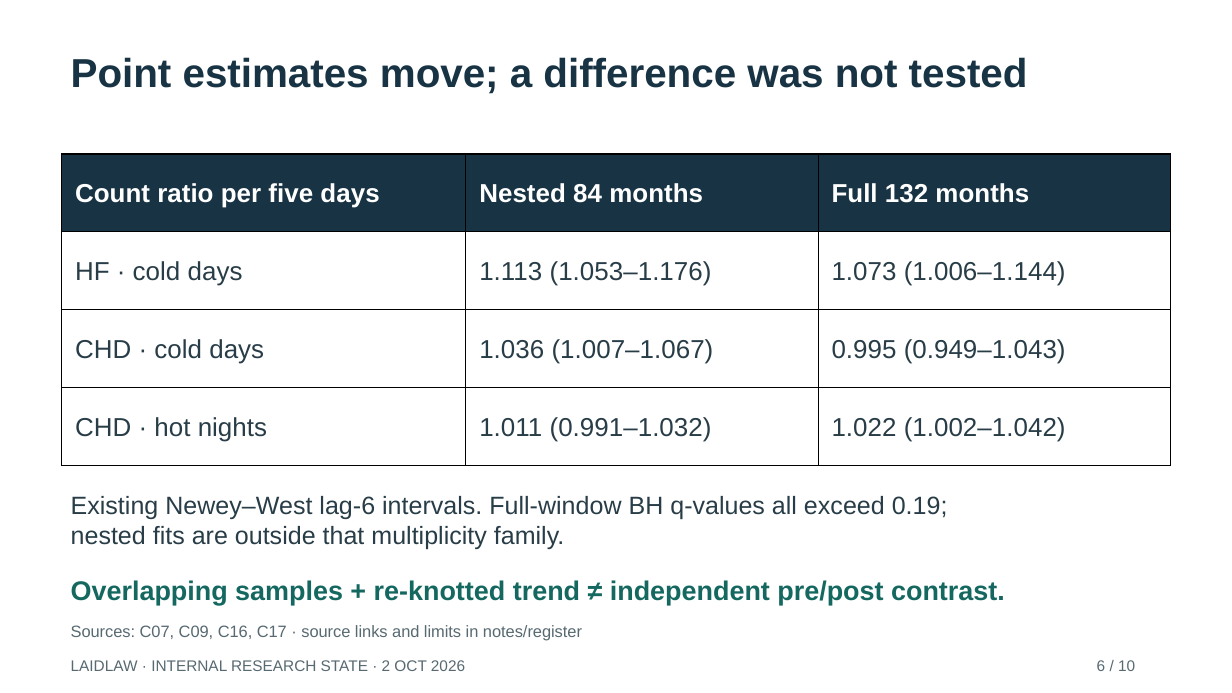
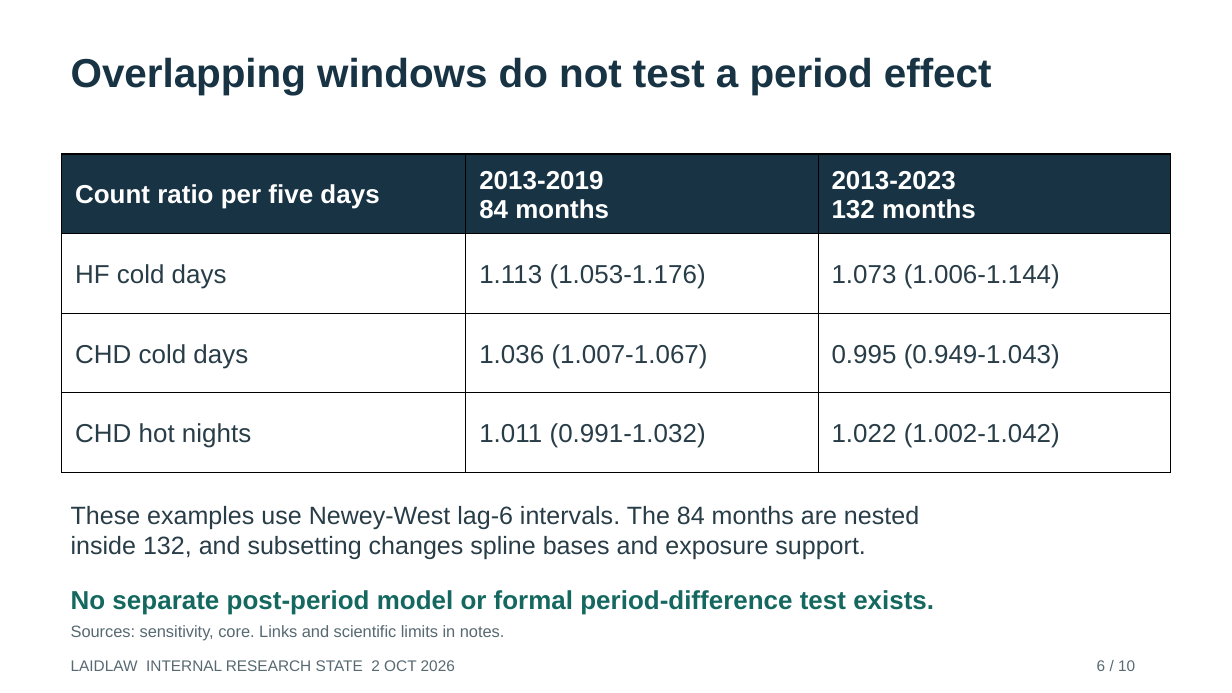
Before and after one commit to bobshenruililin/Laidlaw-Heat-Project, a slide deck: slide 6 of reports/auto_research/2026-10-02/Research_State_Briefing.pptx. Drawn at 1232x693 pixels with LibreOffice and Linux fonts; fonts in the diff are those of the drawing. Boxes give left, top, right and bottom in pixels: in the first picture for what was removed or moved away, otherwise in the second. Text is boxed around its words. In the diff, an @@ line names an element or a change of style, - is before the commit and + after.

```diff
--- a/reports/auto_research/2026-10-02/Research_State_Briefing.pptx
+++ b/reports/auto_research/2026-10-02/Research_State_Briefing.pptx
@@ text at (71,57,992,95): text changed @@
-Point estimates move; a difference was not tested
+Overlapping windows do not test a period effect
@@ table at (62,154,1171,473) @@
-row 1, column 2: Nested 84 months
+row 1, column 2: 2013-2019 / 84 months
-row 1, column 3: Full 132 months
+row 1, column 3: 2013-2023 / 132 months
-row 2: HF · cold days | 1.113 (1.053–1.176) | 1.073 (1.006–1.144)
+row 2: HF cold days | 1.113 (1.053-1.176) | 1.073 (1.006-1.144)
-row 3: CHD · cold days | 1.036 (1.007–1.067) | 0.995 (0.949–1.043)
+row 3: CHD cold days | 1.036 (1.007-1.067) | 0.995 (0.949-1.043)
-row 4: CHD · hot nights | 1.011 (0.991–1.032) | 1.022 (1.002–1.042)
+row 4: CHD hot nights | 1.011 (0.991-1.032) | 1.022 (1.002-1.042)
@@ text at (71,506,919,560): text changed @@
-Existing Newey–West lag-6 intervals. Full-window BH q-values all exceed 0.19;
-nested fits are outside that multiplicity family.
+These examples use Newey-West lag-6 intervals. The 84 months are nested
+inside 132, and subsetting changes spline bases and exposure support.
@@ text at (71,590,934,615): text changed; size 21 to 20.2 pt @@
-Overlapping samples + re-knotted trend ≠ independent pre/post contrast.
+No separate post-period model or formal period-difference test exists.
@@ text at (71,625,505,641): text changed @@
-Sources: C07, C09, C16, C17 · source links and limits in notes/register
+Sources: sensitivity, core. Links and scientific limits in notes.
@@ text at (71,660,455,671): text changed @@
-LAIDLAW · INTERNAL RESEARCH STATE · 2 OCT 2026
+LAIDLAW INTERNAL RESEARCH STATE 2 OCT 2026
```
Also in this commit, not shown: 3 other slides changed, 6 slides added, 6 slides removed, 49 other files.
